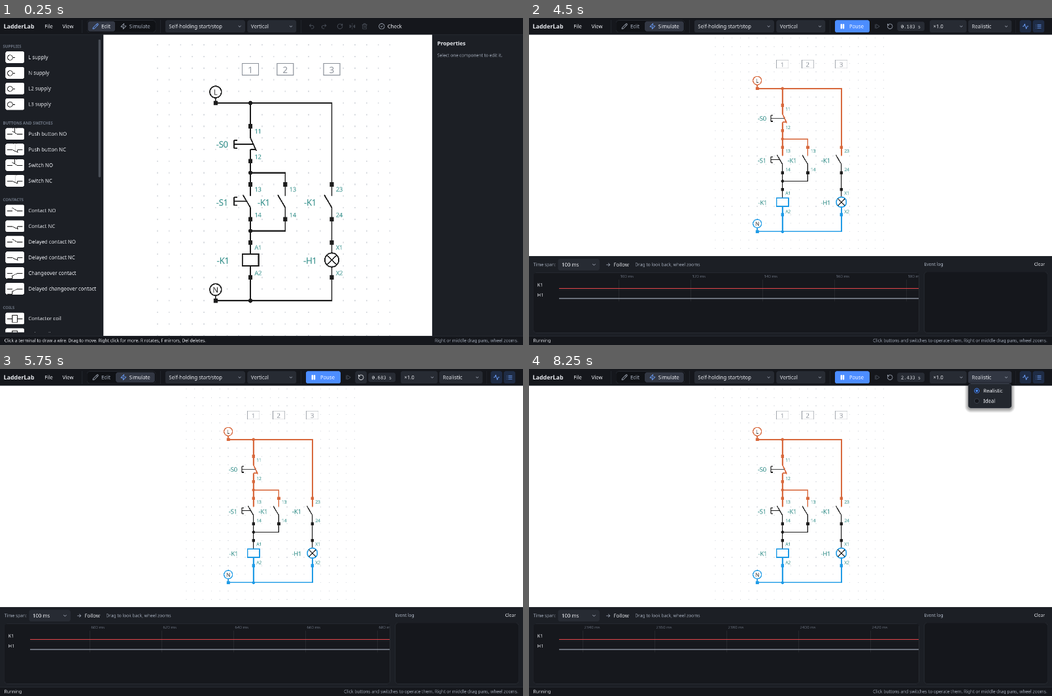
Above: before the commit, frames 1-4 (two rows, left to right).
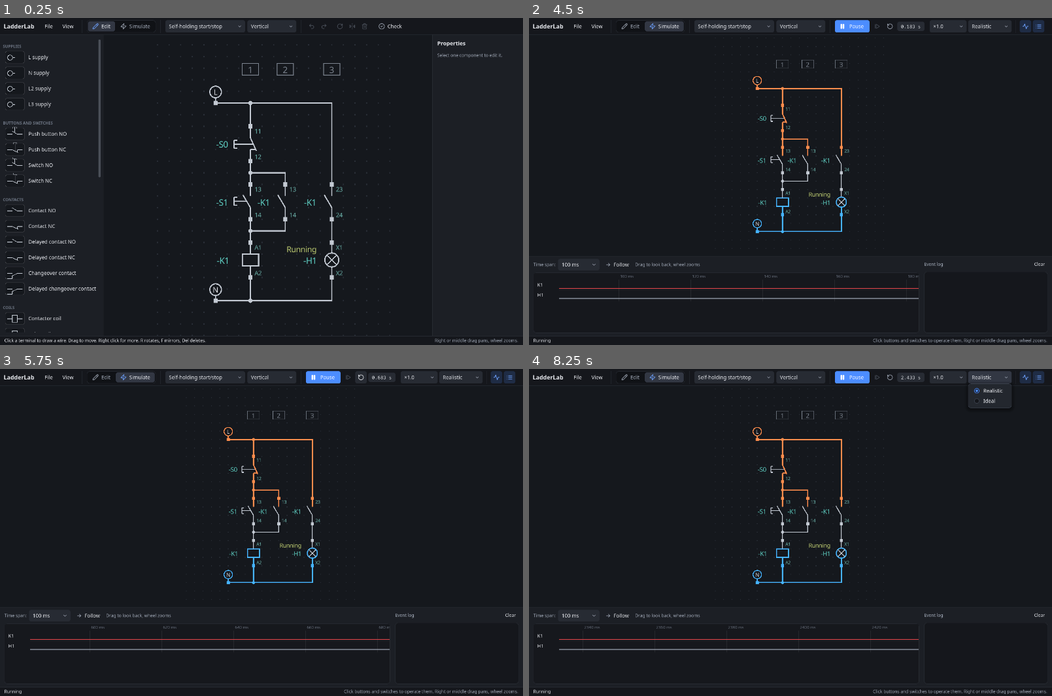
Above: after the commit, the same moments.

Repository: JarasonPC/ladder-lab
Game: Godot game, scene res://main.tscn
Two runs of this game, one before a commit and one after it. Both use one fixed random seed, a clock stepped at 60 frames per second and the inputs below.
Inputs (mouse positions are in pixels of both pictures, inside the frame that each line leads up to):
- Up to frame 1 (0.25 s): no input
- Up to frame 2 (4.5 s): click "Self-holding start/stop" at 0.5 s; click "Self-holding start/stop" at 1.25 s; click "File" at 2 s; click "View" at 2.75 s; click "Edit" at 3.5 s; click "Simulate" at 4.25 s
- Up to frame 3 (5.75 s): click (360, 378) at 5 s
- Up to frame 4 (8.25 s): click (889, 378) at 5.75 s; click "Vertical" at 6.5 s; click "×1.0" at 7.25 s; click "Realistic" at 8 s

The runs differ from the first frame. In frame 1, 60% of the frame differs, in the area x 1-83%, y 5-98%; in frame 2, 68%, in the area x 0-100%, y 5-73%; in frame 3, 68%; in frame 4, 67%.

Commit message:
Lamp purpose labels, motor PE terminal, dark schematic paper
Lamps carry an optional purpose text ("Chod", "Porucha") drawn above the
designation and edited in the properties panel. Three-phase motors get a
PE terminal below left of the frame, as in the guide; the solver and the
check ignore it, and version 4 files with custom motor terminal names get
PE added (ProjectFile version 5). The schematic has a dark paper that
follows the dark theme, with View > White schematic paper to keep the
guide look; PNG export always renders on white paper.

Co-Authored-By: Claude Opus 5.5 <noreply@anthropic.com>
Claude-Session: https://claude.ai/code/session_0195W1p1hzfqGfpWqfXK2WuV

Diff:
--- a/schematic/circuit_check.gd
+++ b/schematic/circuit_check.gd
@@ -45,7 +45,11 @@
 			issues.append(_issue("Coil %s has no contacts.", [c.designation], [c.id]))
 		if c is Junction:
 			continue
-		for key: String in c.get_terminal_keys():
+		var keys: PackedStringArray = c.get_terminal_keys()
+		if c is ThreePhaseMotor:
+			# The PE terminal of the frame may stay open on the drawing.
+			keys = keys.slice(0, (c as ThreePhaseMotor).winding_terminal_count())
+		for key: String in keys:
 			if not connected.has(key):
 				issues.append(_issue("Terminal %s is not connected.", [key], [c.id]))
 	if not has_l:
--- a/schematic/document_serializer.gd
+++ b/schematic/document_serializer.gd
@@ -126,6 +126,8 @@
 		d["drop_out"] = (c as Coil).drop_out_time
 	elif c is Lamp:
 		d["type"] = "lamp"
+		if not (c as Lamp).purpose.is_empty():
+			d["purpose"] = (c as Lamp).purpose
 	elif c is Motor:
 		d["type"] = "motor"
 	if not c.custom_terminals.is_empty():
@@ -144,6 +146,9 @@
 	var names: PackedStringArray = PackedStringArray()
 	for n: Variant in raw:
 		names.append(str(n))
+	if c is ThreePhaseMotor and names.size() == c.default_terminal_names().size() - 1:
+		# Saved before motors had a PE terminal (file version 4).
+		names.append("PE")
 	if not c.supports_custom_terminals() or names.size() != c.default_terminal_names().size() or not CircuitComponent.valid_terminal_names(names):
 		return null
 	if names != c.default_terminal_names():
@@ -196,7 +201,9 @@
 			var mode: TimerRelay.Mode = TimerRelay.Mode.OFF_DELAY if d.get("mode", "on_delay") == "off_delay" else TimerRelay.Mode.ON_DELAY
 			return TimerRelay.new(designation, mode, maxf(float(d.get("delay", 1.0)), 0.0), _seconds(d, "pick_up"), _seconds(d, "drop_out"))
 		"lamp":
-			return Lamp.new(designation)
+			var lamp: Lamp = Lamp.new(designation)
+			lamp.purpose = str(d.get("purpose", "")).strip_edges()
+			return lamp
 		"motor":
 			return Motor.new(designation)
 	return null
--- a/schematic/example_circuits.gd
+++ b/schematic/example_circuits.gd
@@ -64,6 +64,13 @@
 	doc.add(PowerSupply.new("N", PowerSupply.Conductor.N), Vector2i(2, n_row))
 
 
+## Signal lamp with its purpose written above it.
+static func _lamp(designation: String, purpose: String) -> Lamp:
+	var lamp: Lamp = Lamp.new(designation)
+	lamp.purpose = purpose
+	return lamp
+
+
 static func _c(points: Array) -> Array[Vector2i]:
 	var result: Array[Vector2i] = []
 	for p: Vector2i in points:
@@ -80,7 +87,7 @@
 	doc.add(Contact.new("K1", NO, 1), Vector2i(8, 8))
 	doc.add(Coil.new("K1"), Vector2i(5, 13))
 	doc.add(Contact.new("K1", NO, 2), Vector2i(12, 8))
-	doc.add(Lamp.new("H1"), Vector2i(12, 13))
+	doc.add(_lamp("H1", "Running"), Vector2i(12, 13))
 
 	doc.connect_terminals("L", "S0:11", _c([Vector2i(5, 1)]))
 	doc.connect_terminals("S0:12", "S1:13")
@@ -144,11 +151,11 @@
 	doc.add(LatchingSwitch.new("S1", NO), Vector2i(5, 3))
 	doc.add(TimerRelay.new("KT1", TimerRelay.Mode.ON_DELAY, 3.0), Vector2i(5, 8))
 	doc.add(Contact.new("KT1", NO, 1, true), Vector2i(10, 3))
-	doc.add(Lamp.new("H1"), Vector2i(10, 8))
+	doc.add(_lamp("H1", "On-delay"), Vector2i(10, 8))
 	doc.add(LatchingSwitch.new("S2", NO), Vector2i(16, 3))
 	doc.add(TimerRelay.new("KT2", TimerRelay.Mode.OFF_DELAY, 3.0), Vector2i(16, 8))
 	doc.add(Contact.new("KT2", NO, 1, true), Vector2i(21, 3))
-	doc.add(Lamp.new("H2"), Vector2i(21, 8))
+	doc.add(_lamp("H2", "Off-delay"), Vector2i(21, 8))
 
 	doc.connect_terminals("L", "S1:13", _c([Vector2i(5, 1)]))
 	doc.connect_terminals("S1:14", "KT1:A1")
--- a/schematic/project_file.gd
+++ b/schematic/project_file.gd
@@ -10,8 +10,9 @@
 ## (missing in version 1, so defaults are used). 3: fuses, breakers, overload
 ## relays and contacts, changeover contacts, custom terminal names.
 ## 4: three-phase supplies, main contacts, three-pole fuses, breakers and
-## overload relays, three-phase motors.
-const VERSION: int = 4
+## overload relays, three-phase motors. 5: purpose text of lamps, PE terminal
+## of three-phase motors (version 4 custom motor terminal names get "PE" added).
+const VERSION: int = 5
 
 
 ## Writes [param doc] to [param path]. Returns OK or the file error.
--- a/schematic/symbol_geometry.gd
+++ b/schematic/symbol_geometry.gd
@@ -13,6 +13,8 @@
 const POLE_SPACING: int = 2
 ## Distance in cells between the upper and lower terminals of a motor.
 const MOTOR_HEIGHT: int = 4
+## PE terminal of a three-phase motor: below left of the motor circle.
+const MOTOR_PE_CELL := Vector2i(-1, 4)
 
 ## Wire directions, used for junction detection.
 const DIR_UP: int = 1
@@ -31,8 +33,9 @@
 			result[names[i]] = Vector2i((i / 2) * POLE_SPACING, 0 if i % 2 == 0 else SPAN)
 		return result
 	if c is ThreePhaseMotor:
+		var windings: int = (c as ThreePhaseMotor).winding_terminal_count()
 		for i: int in names.size():
-			result[names[i]] = motor_terminal_cell(i)
+			result[names[i]] = motor_terminal_cell(i) if i < windings else MOTOR_PE_CELL
 		return result
 	if names.size() == 1:
 		result[names[0]] = Vector2i.ZERO
@@ -55,6 +58,8 @@
 		return DIR_DOWN if names.find(terminal_name) % 2 == 0 else DIR_UP
 	if c is ThreePhaseMotor:
 		var i: int = names.find(terminal_name)
+		if i >= (c as ThreePhaseMotor).winding_terminal_count():
+			return DIR_UP
 		return DIR_DOWN if i < 3 else (DIR_UP if i < 6 else DIR_LEFT)
 	if names.size() == 3:
 		return DIR_UP if terminal_name == names[0] else DIR_DOWN
--- a/sim/components/lamp.gd
+++ b/sim/components/lamp.gd
@@ -2,6 +2,9 @@
 extends Load
 ## Signal lamp (designation "H1", terminals X1-X2).
 
+## What the lamp signals, written above it (e.g. "Chod", "Porucha"); design data only.
+var purpose: String = ""
+
 
 func _init(p_designation: String) -> void:
 	super(p_designation, "X1", "X2")
--- a/sim/components/three_phase_motor.gd
+++ b/sim/components/three_phase_motor.gd
@@ -9,7 +9,8 @@
 ## terminals make it run (at [member speed] for multi-speed motors); the phase
 ## order L1-L2-L3 on the fed U-V-W is clockwise. Two phases only is a phase
 ## loss (hums, overheats); feeding two speeds at once or a wrong connection is
-## MISWIRED (overheats too).
+## MISWIRED (overheats too). The last terminal is PE (protective earth of the
+## frame); it takes no part in the evaluation.
 
 enum Kind { STANDARD, STAR_DELTA, DAHLANDER, TWO_WINDINGS, THREE_WINDINGS }
 enum State { STOPPED, RUNNING, STAR, DELTA, PHASE_LOSS, MISWIRED }
@@ -30,14 +31,23 @@
 
 
 func default_terminal_names() -> PackedStringArray:
+	var names: PackedStringArray
 	match kind:
 		Kind.STAR_DELTA:
-			return PackedStringArray(["U1", "V1", "W1", "U2", "V2", "W2"])
+			names = PackedStringArray(["U1", "V1", "W1", "U2", "V2", "W2"])
 		Kind.DAHLANDER, Kind.TWO_WINDINGS:
-			return PackedStringArray(["1U", "1V", "1W", "2U", "2V", "2W"])
+			names = PackedStringArray(["1U", "1V", "1W", "2U", "2V", "2W"])
 		Kind.THREE_WINDINGS:
-			return PackedStringArray(["1U", "1V", "1W", "2U", "2V", "2W", "3U", "3V", "3W"])
-	return PackedStringArray(["U1", "V1", "W1"])
+			names = PackedStringArray(["1U", "1V", "1W", "2U", "2V", "2W", "3U", "3V", "3W"])
+		_:
+			names = PackedStringArray(["U1", "V1", "W1"])
+	names.append("PE")
+	return names
+
+
+## Number of winding terminals (all terminals but PE).
+func winding_terminal_count() -> int:
+	return default_terminal_names().size() - 1
 
 
 ## Number of speeds (1 for single-speed motors).
--- a/sim/simulator.gd
+++ b/sim/simulator.gd
@@ -187,8 +187,9 @@
 			continue
 		if c is ThreePhaseMotor:
 			_motors.append(c as ThreePhaseMotor)
+			var windings: int = (c as ThreePhaseMotor).winding_terminal_count()
 			for t: int in MOTOR_TERMINALS:
-				_motor_nets.append(_net_of_key[keys[t]] if t < keys.size() else -1)
+				_motor_nets.append(_net_of_key[keys[t]] if t < windings else -1)
 		elif c is Load:
 			if c is Coil:
 				_coil_indices.append(_loads.size())
--- a/test/unit/test_three_phase.gd
+++ b/test/unit/test_three_phase.gd
@@ -288,3 +288,30 @@
 		var copy: SchematicDocument = DocumentSerializer.from_dict(DocumentSerializer.to_dict(doc))
 		assert_not_null(copy, doc.title)
 		assert_eq(DocumentSerializer.to_dict(copy), DocumentSerializer.to_dict(doc), doc.title)
+
+
+func test_motor_pe_terminal() -> void:
+	var motor: ThreePhaseMotor = ThreePhaseMotor.new("M1", K.THREE_WINDINGS)
+	assert_eq(motor.get_terminal_names()[motor.winding_terminal_count()], "PE")
+	assert_eq(motor.winding_terminal_count(), 9)
+	var doc: SchematicDocument = ExampleCircuits.direct_on_line()
+	assert_eq(doc.terminal_cell("M1:PE"), doc.get_placement("M1").cell + SymbolGeometry.MOTOR_PE_CELL)
+	# PE does not count as a winding: the motor still runs clockwise.
+	var sim: Simulator = _sim(doc)
+	_press(doc, sim, "S1")
+	assert_eq([_motor(doc).state, _motor(doc).direction], [ST.RUNNING, CW])
+
+
+func test_version_4_custom_motor_terminals_get_pe() -> void:
+	var c: CircuitComponent = DocumentSerializer.component_from_dict({"type": "motor3", "designation": "M1", "terminals": ["A", "B", "C"]})
+	assert_not_null(c)
+	assert_eq(c.get_terminal_names(), PackedStringArray(["A", "B", "C", "PE"]))
+
+
+func test_lamp_purpose_is_saved() -> void:
+	var lamp: Lamp = Lamp.new("H3")
+	lamp.purpose = "Chod"
+	var d: Dictionary = DocumentSerializer.component_to_dict(lamp)
+	assert_eq(d["purpose"], "Chod")
+	assert_eq((DocumentSerializer.component_from_dict(d) as Lamp).purpose, "Chod")
+	assert_false(DocumentSerializer.component_to_dict(Lamp.new("H1")).has("purpose"), "no empty purpose in files")
--- a/ui/editor/palette.gd
+++ b/ui/editor/palette.gd
@@ -50,6 +50,8 @@
 const TILE := Rect2(6, 4, 54, 34)
 
 var _buttons: Array[Button] = []
+var _tiles: Array[Panel] = []
+var _symbols: Array[SchematicSymbol] = []
 var _headers: Array[Label] = []
 var _header_titles: PackedStringArray = []
 
@@ -135,6 +137,19 @@
 	retranslate()
 
 
+## Repaints the symbol tiles after the schematic paper changed (dark / white).
+func refresh_paper() -> void:
+	for tile: Panel in _tiles:
+		_style_tile(tile)
+	for symbol: SchematicSymbol in _symbols:
+		symbol.queue_redraw()
+
+
+func _style_tile(tile: Panel) -> void:
+	var edge: Color = Color(1, 1, 1, 0.1) if SchematicTheme.dark else Color(0, 0, 0, 0.08)
+	tile.add_theme_stylebox_override("panel", AppTheme.box(SchematicTheme.BACKGROUND, 5, 0.0, 0.0, edge, 1))
+
+
 func retranslate() -> void:
 	for i: int in _buttons.size():
 		_buttons[i].text = tr(ENTRIES[i]["title"])
@@ -154,7 +169,9 @@
 	symbol.scale = Vector2.ONE * (LARGE_ICON_SCALE if large else ICON_SCALE)
 	# Symbols are drawn for the light schematic paper, so give them a tile of it.
 	var paper: Panel = Panel.new()
-	paper.add_theme_stylebox_override("panel", AppTheme.box(SchematicTheme.BACKGROUND, 5, 0.0, 0.0, Color(0, 0, 0, 0.08), 1))
+	_tiles.append(paper)
+	_symbols.append(symbol)
+	_style_tile(paper)
 	paper.position = TILE.position
 	paper.size = TILE.size
 	paper.mouse_filter = Control.MOUSE_FILTER_IGNORE
--- a/ui/editor/properties_panel.gd
+++ b/ui/editor/properties_panel.gd
@@ -85,7 +85,10 @@
 		"overload_contact":
 			_text(tr("Designation"), "designation")
 			_choice(tr("Contact"), "contact", ["NO", "NC"], [tr("NO 97-98"), tr("NC 95-96")])
-		"lamp", "motor":
+		"lamp":
+			_text(tr("Designation"), "designation")
+			_text(tr("Label above the lamp"), "purpose", tr("e.g. Running, Fault"))
+		"motor":
 			_text(tr("Designation"), "designation")
 	if component.supports_custom_terminals():
 		_terminals(component)
@@ -136,13 +139,15 @@
 	changed.emit(_component_id, data)
 
 
-func _text(caption: String, key: String) -> void:
+func _text(caption: String, key: String, placeholder: String = "") -> void:
 	_label(caption)
 	var edit: LineEdit = LineEdit.new()
-	edit.text = _data[key]
+	var current: String = str(_data.get(key, ""))
+	edit.text = current
+	edit.placeholder_text = placeholder
 	edit.text_submitted.connect(func(value: String) -> void: _emit(key, value.strip_edges()))
 	edit.focus_exited.connect(func() -> void:
-		if edit.text.strip_edges() != _data[key]:
+		if edit.text.strip_edges() != current:
 			_emit(key, edit.text.strip_edges()))
 	_add(edit)
 
--- a/ui/main.gd
+++ b/ui/main.gd
@@ -6,7 +6,7 @@
 
 enum Mode { EDIT, SIMULATE }
 enum FileMenuId { NEW, OPEN, SAVE, SAVE_AS, EXPORT_PNG, QUIT }
-enum ViewMenuId { FULLSCREEN, THEME_DARK, THEME_LIGHT, LANGUAGE = 10, SCALE = 20 }
+enum ViewMenuId { FULLSCREEN, THEME_DARK, THEME_LIGHT, WHITE_PAPER, LANGUAGE = 10, SCALE = 20 }
 enum DialogPurpose { OPEN, SAVE, EXPORT }
 
 const SPEEDS: Array[float] = [0.01, 0.1, 0.5, 1.0, 2.0, 5.0]
@@ -78,6 +78,8 @@
 var _show_chart: bool = true
 var _show_log: bool = true
 var _theme_variant: AppTheme.Variant = AppTheme.Variant.DARK
+## Keep the schematic on white paper in the dark theme.
+var _white_paper: bool = false
 ## Chosen interface size (see UI_SCALES), 0 = automatic.
 var _ui_scale: float = 0.0
 var _locale_index: int = 0
@@ -89,7 +91,6 @@
 
 func _ready() -> void:
 	get_tree().auto_accept_quit = false
-	RenderingServer.set_default_clear_color(SchematicTheme.BACKGROUND)
 	view = SchematicView.new()
 	add_child(view)
 	editor = SchematicEditor.new()
@@ -473,6 +474,10 @@
 	popup.set_item_checked(popup.item_count - 1, _theme_variant == AppTheme.Variant.DARK)
 	popup.add_radio_check_item(tr("Light"), ViewMenuId.THEME_LIGHT)
 	popup.set_item_checked(popup.item_count - 1, _theme_variant == AppTheme.Variant.LIGHT)
+	popup.add_check_item(tr("White schematic paper"), ViewMenuId.WHITE_PAPER)
+	popup.set_item_checked(popup.item_count - 1, _white_paper or _theme_variant == AppTheme.Variant.LIGHT)
+	popup.set_item_disabled(popup.item_count - 1, _theme_variant == AppTheme.Variant.LIGHT)
+	popup.set_item_tooltip(popup.item_count - 1, tr("Draw the schematic on white paper in the dark theme, as in the guide"))
 	popup.add_separator(tr("Language"))
 	for i: int in LOCALE_NAMES.size():
 		popup.add_radio_check_item(LOCALE_NAMES[i], ViewMenuId.LANGUAGE + i)
@@ -489,6 +494,10 @@
 		_toggle_fullscreen()
 	elif id == ViewMenuId.THEME_DARK or id == ViewMenuId.THEME_LIGHT:
 		_theme_variant = AppTheme.Variant.DARK if id == ViewMenuId.THEME_DARK else AppTheme.Variant.LIGHT
+		_apply_theme()
+		_save_settings()
+	elif id == ViewMenuId.WHITE_PAPER:
+		_white_paper = not _white_paper
 		_apply_theme()
 		_save_settings()
 	elif id >= ViewMenuId.SCALE:
@@ -510,6 +519,11 @@
 	base.default_font = AppTheme.ui_font()
 	base.default_font_size = AppTheme.FONT_SIZE
 	get_tree().root.propagate_notification(Control.NOTIFICATION_THEME_CHANGED)
+	# The schematic: dark paper in the dark theme unless white paper is chosen.
+	SchematicTheme.use(_theme_variant == AppTheme.Variant.DARK and not _white_paper)
+	RenderingServer.set_default_clear_color(SchematicTheme.BACKGROUND)
+	if _palette != null:
+		_palette.refresh_paper()
 
 
 ## Interface size: the chosen one, or the screen's scale (HiDPI and Windows
@@ -843,8 +857,11 @@
 	return true
 
 
-## Renders the edited schematic at rest (100 % scale) and saves it as PNG.
+## Renders the edited schematic at rest (100 % scale) on white paper and
+## saves it as PNG.
 func export_png(path: String) -> void:
+	var dark_paper: bool = SchematicTheme.dark
+	SchematicTheme.use(false)
 	var b: Rect2 = edit_doc.bounds()
 	var origin: Vector2 = b.position * SymbolGeometry.GRID - Vector2(EXPORT_MARGIN, EXPORT_MARGIN * 2.0)
 	var size: Vector2 = b.size * SymbolGeometry.GRID + Vector2(EXPORT_MARGIN * 2.0, EXPORT_MARGIN * 3.0)
@@ -864,6 +881,7 @@
 	await RenderingServer.frame_post_draw
 	var image: Image = viewport.get_texture().get_image()
 	viewport.queue_free()
+	SchematicTheme.use(dark_paper)
 	if image == null or image.save_png(path) != OK:
 		_show_error(tr("Could not save %s.") % path.get_file())
 
@@ -889,6 +907,7 @@
 		_show_chart = config.get_value("view", "timing_chart", true)
 		_show_log = config.get_value("view", "event_log", true)
 		_theme_variant = AppTheme.Variant.LIGHT if config.get_value("view", "theme", "dark") == "light" else AppTheme.Variant.DARK
+		_white_paper = bool(config.get_value("view", "white_paper", false))
 		_ui_scale = float(config.get_value("view", "ui_scale", 0.0))
 		_locale_index = maxi(LOCALES.find(str(config.get_value("view", "language", "en"))), 0)
 
@@ -901,6 +920,7 @@
 	config.set_value("view", "event_log", _show_log)
 	config.set_value("view", "theme", "light" if _theme_variant == AppTheme.Variant.LIGHT else "dark")
 	config.set_value("view", "ui_scale", _ui_scale)
+	config.set_value("view", "white_paper", _white_paper)
 	config.set_value("view", "language", LOCALES[_locale_index])
 	config.save(SETTINGS_PATH)
 
--- a/ui/schematic_theme.gd
+++ b/ui/schematic_theme.gd
@@ -1,43 +1,101 @@
 class_name SchematicTheme
 extends RefCounted
 ## Colors and sizes used to draw schematics, in the style of the course guide:
-## thin black lines on white paper, square terminals, teal designations and
-## terminal numbers; voltage reach in orange (L / L1), slate (L2), lavender
-## (L3) and blue (N).
+## thin lines, square terminals, teal designations and terminal numbers;
+## voltage reach in orange (L / L1), slate (L2), lavender (L3) and blue (N).
+## Two papers: white (as in the guide) and dark ([method use]).
 
-const BACKGROUND := Color("ffffff")
-const GRID_DOT := Color("d9dce1")
-const LINE := Color("1d1d1d")
+static var dark: bool = false
+
+static var BACKGROUND: Color
+static var GRID_DOT: Color
+static var LINE: Color
 ## Parts at L / L1 potential (voltage reach).
-const LIVE := Color("d8693d")
+static var LIVE: Color
 ## Parts at L2 and L3 potential.
-const LIVE_L2 := Color("5c6a99")
-const LIVE_L3 := Color("a597e0")
+static var LIVE_L2: Color
+static var LIVE_L3: Color
 ## Parts joined to N (N reach), Czech light blue for the neutral conductor.
-const NEUTRAL := Color("1f9be6")
+static var NEUTRAL: Color
 ## Short-circuit current, blown fuses, injected faults.
-const FAULT := Color("e0245e")
+static var FAULT: Color
 ## Chattering, tripped protection.
-const WARNING := Color("c99700")
-const HOVER := Color(0.18, 0.5, 0.98, 0.12)
-const COIL_ON := Color("f6cbb8")
-## A lit lamp is filled grey, as in the guide.
-const LAMP_ON := Color("c4c4c4")
-const LAMP_GLOW := Color(0, 0, 0, 0)
-const TEXT := Color("1d1d1d")
+static var WARNING: Color
+static var HOVER: Color
+static var COIL_ON: Color
+## A lit lamp is filled grey on white paper (as in the guide), light on dark paper.
+static var LAMP_ON: Color
+## Cross of a lit lamp.
+static var LAMP_CROSS: Color
+static var TEXT: Color
 ## Designations ("-KM1") and terminal numbers.
-const DESIGNATION := Color("2c8b86")
-const TERMINAL_TEXT := Color("2c8b86")
+static var DESIGNATION: Color
+static var TERMINAL_TEXT: Color
+## Purpose text above a lamp ("Chod").
+static var PURPOSE_TEXT: Color
 ## Current path numbers above or beside the drawing.
-const PATH_TEXT := Color("8a9099")
+static var PATH_TEXT: Color
 ## Terminal squares that nothing reaches.
-const TERMINAL_DEAD := Color("1d1d1d")
-## Supply circles: the conductor names are black, as in the guide.
-const L_COLOR := Color("1d1d1d")
-const L2_COLOR := Color("1d1d1d")
-const L3_COLOR := Color("1d1d1d")
-const N_COLOR := Color("1d1d1d")
+static var TERMINAL_DEAD: Color
+## Protective earth (green-yellow conductor).
+static var PE: Color
 
+const LINE_WIDTH: float = 2.0
+const LIVE_WIDTH: float = 2.6
+## Side of the terminal squares in pixels.
+const TERMINAL_SQUARE: float = 7.0
+const LABEL_SIZE: int = 14
+const TERMINAL_SIZE: int = 10
+
+
+static func _static_init() -> void:
+	use(false)
+
+
+## Switches between white paper and dark paper.
+static func use(dark_paper: bool) -> void:
+	dark = dark_paper
+	HOVER = Color(0.18, 0.5, 0.98, 0.12 if not dark else 0.2)
+	if not dark:
+		BACKGROUND = Color("ffffff")
+		GRID_DOT = Color("d9dce1")
+		LINE = Color("1d1d1d")
+		LIVE = Color("d8693d")
+		LIVE_L2 = Color("5c6a99")
+		LIVE_L3 = Color("a597e0")
+		NEUTRAL = Color("1f9be6")
+		FAULT = Color("e0245e")
+		WARNING = Color("c99700")
+		COIL_ON = Color("f6cbb8")
+		LAMP_ON = Color("c4c4c4")
+		LAMP_CROSS = Color("1d1d1d")
+		TEXT = Color("1d1d1d")
+		DESIGNATION = Color("2c8b86")
+		TERMINAL_TEXT = Color("2c8b86")
+		PURPOSE_TEXT = Color("8c9a3c")
+		PATH_TEXT = Color("8a9099")
+		TERMINAL_DEAD = Color("1d1d1d")
+		PE = Color("3c9a3c")
+	else:
+		BACKGROUND = Color("15181d")
+		GRID_DOT = Color("2a2f38")
+		LINE = Color("c3c9d2")
+		LIVE = Color("ff8d4d")
+		LIVE_L2 = Color("8f9de0")
+		LIVE_L3 = Color("c2b2ff")
+		NEUTRAL = Color("46b4ff")
+		FAULT = Color("ff4f7b")
+		WARNING = Color("f2c200")
+		COIL_ON = Color("6b3a24")
+		LAMP_ON = Color("e4e6ea")
+		LAMP_CROSS = Color("15181d")
+		TEXT = Color("e8eaef")
+		DESIGNATION = Color("5fd0c4")
+		TERMINAL_TEXT = Color("6fb8b0")
+		PURPOSE_TEXT = Color("b9c76f")
+		PATH_TEXT = Color("7d8590")
+		TERMINAL_DEAD = Color("c3c9d2")
+		PE = Color("6cc56c")
 
 
 ## Highlight colour for a reach code (see [StepResult]); LINE for none.
@@ -54,11 +112,3 @@
 		StepResult.REACH_SEVERAL:
 			return FAULT
 	return LINE
-
-
-const LINE_WIDTH: float = 2.0
-const LIVE_WIDTH: float = 2.6
-## Side of the terminal squares in pixels.
-const TERMINAL_SQUARE: float = 7.0
-const LABEL_SIZE: int = 14
-const TERMINAL_SIZE: int = 10
--- a/ui/symbols/lamp_symbol.gd
+++ b/ui/symbols/lamp_symbol.gd
@@ -14,6 +14,15 @@
 		draw_circle(CENTER, RADIUS, SchematicTheme.LAMP_ON)
 	draw_arc(CENTER, RADIUS, 0.0, TAU, 32, color, width)
 	var d: float = RADIUS * 0.7071
-	var cross: Color = SchematicTheme.LINE if not warning else color
+	var cross: Color = (SchematicTheme.LAMP_CROSS if lit else SchematicTheme.LINE) if not warning else color
 	draw_line(CENTER + Vector2(-d, -d), CENTER + Vector2(d, d), cross, SchematicTheme.LINE_WIDTH)
 	draw_line(CENTER + Vector2(-d, d), CENTER + Vector2(d, -d), cross, SchematicTheme.LINE_WIDTH)
+
+
+func _draw_labels() -> void:
+	super()
+	var purpose: String = (component as Lamp).purpose
+	if not purpose.is_empty():
+		# Above the designation, as in the guide ("Chod" over "-H3").
+		var anchor: Vector2 = _designation_anchor()
+		draw_label(purpose, anchor, SchematicTheme.LABEL_SIZE - 1, SchematicTheme.PURPOSE_TEXT, -1 if is_side_label(anchor) else 1)
--- a/ui/symbols/schematic_symbol.gd
+++ b/ui/symbols/schematic_symbol.gd
@@ -187,7 +187,7 @@
 	else:
 		var top: float = anchor.y - size.y if away.y < 0.0 else anchor.y
 		pos = Vector2(anchor.x - size.x * 0.5, top + ascent)
-	if line > 0:
+	if line != 0:
 		# Further lines sit beside the designation, which uses the larger size.
 		var line_height: float = font.get_height(maxi(font_size, SchematicTheme.LABEL_SIZE))
 		var direction: float = -1.0 if absf(away.x) < absf(away.y) and away.y < 0.0 else 1.0
@@ -195,6 +195,15 @@
 	draw_string(font, pos, text, HORIZONTAL_ALIGNMENT_LEFT, -1, font_size, color)
 
 
+## True when a label at [param local_anchor] is written beside the symbol
+## (left or right of it) rather than above or below it.
+func is_side_label(local_anchor: Vector2) -> bool:
+	var anchor: Vector2 = SymbolGeometry.draw_transform(placement) * local_anchor
+	var axis_point: Vector2 = SymbolGeometry.draw_transform(placement) * Vector2(0.0, local_anchor.y)
+	var away: Vector2 = anchor - axis_point
+	return absf(away.x) >= absf(away.y)
+
+
 ## Point of the unturned symbol mapped to upright node coordinates.
 func to_upright(local_point: Vector2) -> Vector2:
 	return SymbolGeometry.draw_transform(placement) * local_point
--- a/ui/symbols/three_phase_motor_symbol.gd
+++ b/ui/symbols/three_phase_motor_symbol.gd
@@ -3,7 +3,8 @@
 ## Three-phase motor (IEC 60617 S00819 style): circle with "M 3~" and a lead
 ## per terminal. While it runs an arrow turns around it in its direction of
 ## rotation, faster at higher speeds; Y / Δ or the speed step is written
-## beside it, a phase loss or wrong connection in the fault colour.
+## beside it, a phase loss or wrong connection in the fault colour. The PE
+## terminal of the frame is below left, as in the guide.
 
 const CENTER := Vector2(2.0 * G, 2.0 * G)
 const RADIUS: float = 26.0
@@ -20,13 +21,18 @@
 
 
 func _designation_anchor() -> Vector2:
-	return Vector2(-0.8 * G, 2.0 * G)
+	return Vector2(-1.4 * G, 1.2 * G)
 
 
 func _draw_shape(color: Color, width: float) -> void:
 	var motor: ThreePhaseMotor = component as ThreePhaseMotor
 	var names: PackedStringArray = motor.get_terminal_names()
-	for i: int in names.size():
+	var windings: int = motor.winding_terminal_count()
+	# PE: from the frame to the left, then down to its terminal.
+	var pe_cell: Vector2 = Vector2(SymbolGeometry.MOTOR_PE_CELL) * G
+	var frame: Vector2 = CENTER + Vector2.from_angle(PI * 0.88) * RADIUS
+	draw_polyline(PackedVector2Array([frame, Vector2(pe_cell.x, frame.y), pe_cell]), lead_color(windings), lead_width(windings))
+	for i: int in windings:
 		var cell: Vector2 = Vector2(SymbolGeometry.motor_terminal_cell(i)) * G
 		var angle: float
 		var bend: Vector2
@@ -69,7 +75,9 @@
 	var motor: ThreePhaseMotor = component as ThreePhaseMotor
 	draw_label(designation_text(), _designation_anchor(), SchematicTheme.LABEL_SIZE, SchematicTheme.DESIGNATION)
 	var names: PackedStringArray = motor.get_terminal_names()
-	for i: int in names.size():
+	var windings: int = motor.winding_terminal_count()
+	draw_label(names[windings], Vector2(SymbolGeometry.MOTOR_PE_CELL) * G + Vector2(-0.3 * G, 0.3 * G), SchematicTheme.TERMINAL_SIZE, SchematicTheme.TERMINAL_TEXT)
+	for i: int in windings:
 		var cell: Vector2 = Vector2(SymbolGeometry.motor_terminal_cell(i)) * G
 		var offset: Vector2 = Vector2(0.3 * G, 0.4 * G)
 		if i >= 3 and i < 6:
Not shown, changed: translations/cs.po
Not shown, changed: translations/ladder_lab.pot
Not shown, changed: CLAUDE.md
